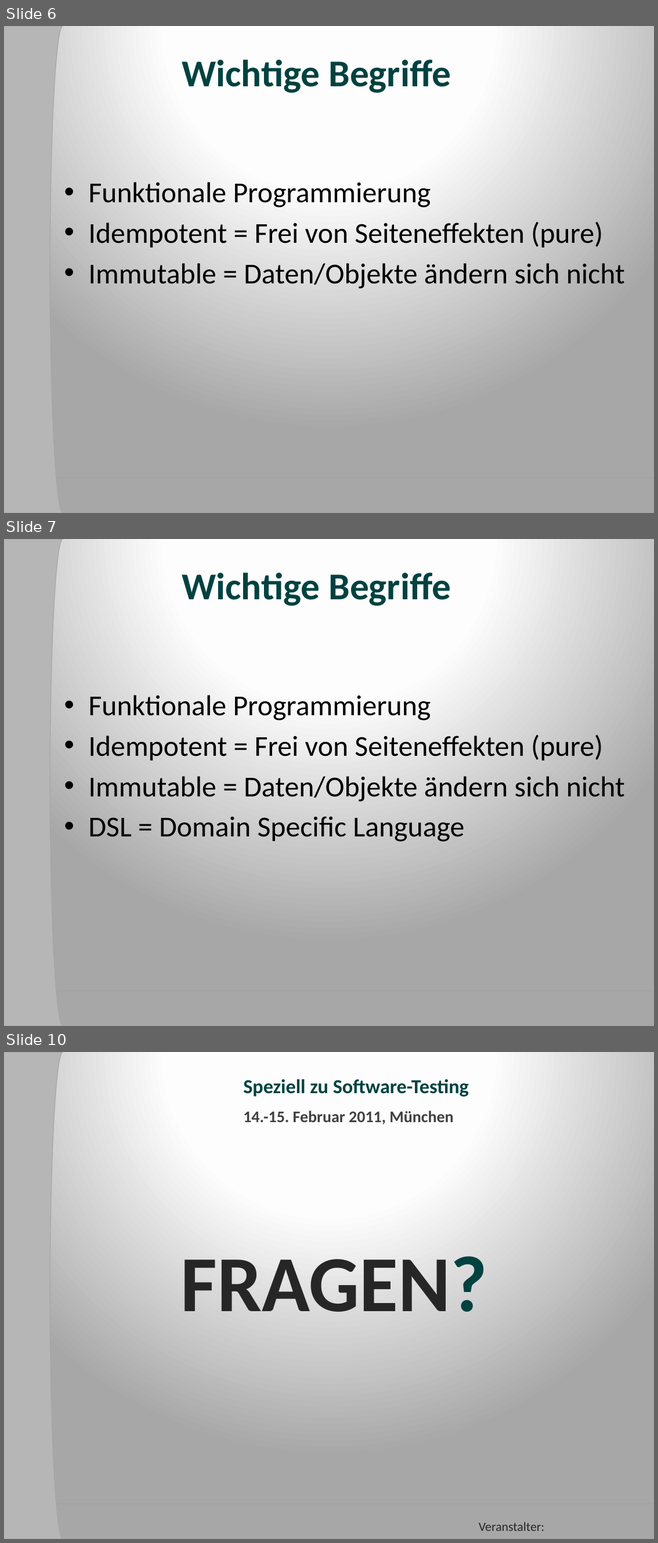
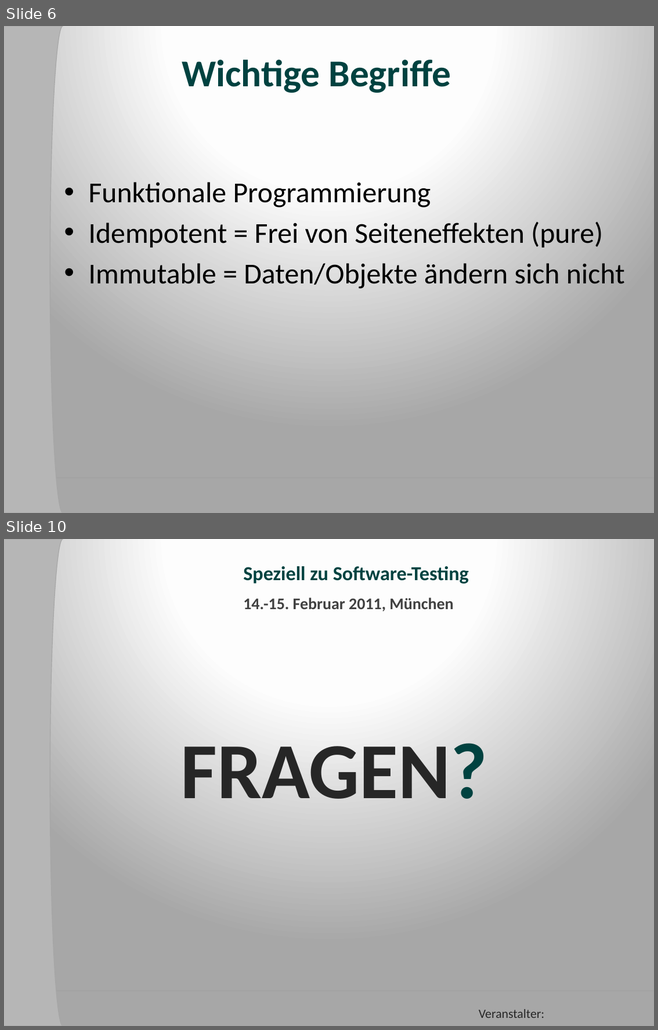
Before and after one commit to forki/NaturalSpec, a slide deck: slides/NaturalSpec_ADC2011_German.pptx. Shown one above the other, each under a label of ours: slides 6, 7 and 10 before the commit, slides 6 and 10 after it; the slides between them are not shown. The pictures are 658x1543 and 658x1030 pixels, drawn with LibreOffice and Linux fonts; fonts in the diff are those of the drawing; background and template pictures are left out. Boxes give left, top, right and bottom in pixels: in the first picture for what was removed or moved away, otherwise in the second. Text is boxed around its words. In the diff, an @@ line names an element or a change of style, - is before the commit and + after.

```diff
--- a/slides/NaturalSpec_ADC2011_German.pptx
+++ b/slides/NaturalSpec_ADC2011_German.pptx
@@ slide 7 removed at (4,539,654,1026), background gradient #FFFFFF to #FEFEFE to #A7A7A7; not listed: 2 template elements that a slide beside it also shows @@
@@ title removed at (181,573,451,606) @@
-Wichtige Begriffe
@@ text removed at (89,695,625,842) @@
-• Funktionale Programmierung
-• Idempotent = Frei von Seiteneffekten (pure)
-• Immutable = Daten/Objekte ändern sich nicht
-• DSL = Domain Specific Language
```
Also in this commit, not shown: 2 slides changed, 2 slides added, 1 other slide removed.
